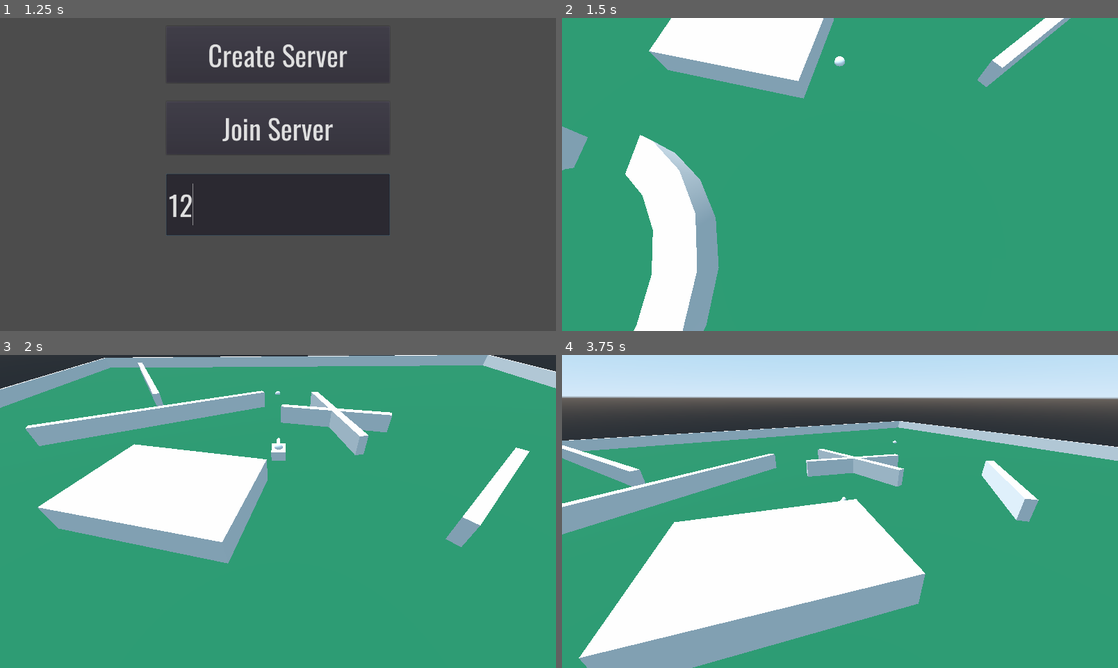
Above: before the commit, frames 1-4 (two rows, left to right).
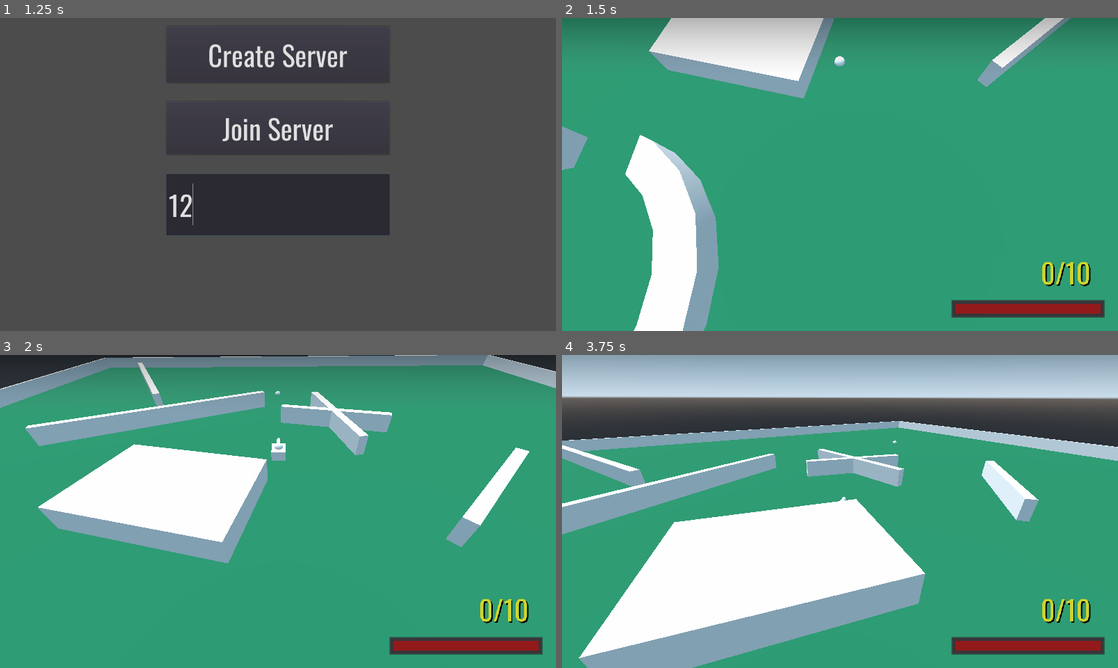
Above: after the commit, the same moments.

Repository: Joe676/Largely-Untitled-Tank-Game
Game: Godot game, scene res://UI/NetworkSetup.tscn
Same seed, same stepped clock (60 frames per second), same inputs: the game is played once before the commit and once after it.
Inputs (mouse positions are in pixels of both pictures, inside the frame that each line leads up to):
- Up to frame 1 (1.25 s): click (278, 205) at 0.52 s; type "12" at 0.6 s
- Up to frame 2 (1.5 s): click "Create Server" at 1.25 s
- Up to frame 3 (2 s): no input
- Up to frame 4 (3.75 s): move the mouse to (962, 495) at 2.02 s; hold D (Right) 2.03-2.78 s; click (962, 495) at 2.1 s; move the mouse to (728, 527) at 2.77 s; hold S (Back) 2.78-3.53 s; click (728, 527) at 2.85 s; move the mouse to (895, 442) at 3.52 s; hold D (Right) from 3.53 s (still down); click (895, 442) at 3.6 s

Frame 1 is identical in both runs. In frame 2, 9.4% of the frame differs, in the area x 0-100%, y 0-96%; in frame 3, 6.8%; in frame 4, 12%.
Error in both runs: Invalid get index '3' (on base: 'Array'). (res://Resources/GlobalScripts/Network.gd:15)

Commit message:
HUD part with player's health. Shooting and damaging over net

Diff:
--- a/Godot Files/Global.gd
+++ b/Godot Files/Global.gd
@@ -24,6 +24,7 @@
 	var player_instance = Global.instance_node_at_location(player, PersistentNodes, Vector3(rand_range(-10, 10), 0, rand_range(-10, 10)))
 	player_instance.name = str(id)
 	player_instance.set_network_master(id)
+	player_instance.set_up()
 
 func name_networked_object(node: Node, creator_name: String, base_name: String) -> String:
 	var node_name = base_name + creator_name + str(Network.networked_object_name_index)
--- a/Godot Files/Objects/Bullet.gd
+++ b/Godot Files/Objects/Bullet.gd
@@ -53,17 +53,20 @@
 	if(is_network_master()):
 		transform.origin += velocity * speed * delta
 	else:
-		print("puppet velocity", puppet_velocity)
+		# print("puppet velocity", puppet_velocity)
 		transform.origin += puppet_velocity * speed * delta
 
 sync func destroy() -> void:
-	print("rpc destroying the bullet")
+	# print("rpc destroying the bullet")
 	queue_free()
 
 func _on_LifespanTimer_timeout():
-	if(is_network_master()):
+	if is_network_master():
 		rpc("destroy")
 
-func _on_Bullet_body_entered(_body:Node):
-	if(is_network_master()):
+func _on_Bullet_body_entered(body:Node):
+	if body.has_method("damage"):
+		print("player ", body.name, " hit!")
+		body.damage(damage)
+	if is_network_master():
 		rpc("destroy")
--- /dev/null
+++ b/Godot Files/Player/OwnInfo.gd
@@ -0,0 +1,10 @@
+extends Control
+
+onready var health_bar = $HealthBar
+
+func _ready():
+	health_bar.min_value = 0
+
+func _on_health_updated(new_amount, max_health):
+	health_bar.max_value = max_health
+	health_bar.value = new_amount
--- /dev/null
+++ b/Godot Files/Player/OwnInfo.tscn
@@ -0,0 +1,89 @@
+[gd_scene load_steps=8 format=2]
+
+[ext_resource path="res://Resources/Fonts/Oswald-VariableFont_wght.ttf" type="DynamicFontData" id=1]
+[ext_resource path="res://Player/OwnInfo.gd" type="Script" id=2]
+
+[sub_resource type="Gradient" id=6]
+interpolation_mode = 2
+colors = PoolColorArray( 0, 0, 0, 1, 0, 0, 0, 0 )
+
+[sub_resource type="GradientTexture2D" id=7]
+gradient = SubResource( 6 )
+fill_from = Vector2( 1, 1 )
+fill_to = Vector2( 0.525, 0.4625 )
+
+[sub_resource type="StyleBoxFlat" id=3]
+bg_color = Color( 0.580392, 0.105882, 0.105882, 1 )
+border_width_left = 10
+border_width_top = 10
+border_width_right = 10
+border_width_bottom = 10
+border_color = Color( 0.8, 0.8, 0.8, 0 )
+
+[sub_resource type="DynamicFont" id=4]
+size = 30
+font_data = ExtResource( 1 )
+
+[sub_resource type="DynamicFont" id=5]
+size = 64
+font_data = ExtResource( 1 )
+
+[node name="OwnInfo" type="Control"]
+anchor_right = 1.0
+anchor_bottom = 1.0
+script = ExtResource( 2 )
+
+[node name="ColorRect" type="TextureRect" parent="."]
+visible = false
+anchor_left = 0.65
+anchor_top = 0.8
+anchor_right = 1.0
+anchor_bottom = 1.0
+margin_left = -250.0
+margin_top = -165.0
+texture = SubResource( 7 )
+expand = true
+
+[node name="HealthBar" type="ProgressBar" parent="."]
+anchor_left = 0.7
+anchor_top = 0.9
+anchor_right = 1.0
+anchor_bottom = 1.0
+margin_right = -30.0
+margin_bottom = -30.0
+grow_horizontal = 0
+grow_vertical = 0
+custom_styles/fg = SubResource( 3 )
+value = 50.0
+rounded = true
+percent_visible = false
+
+[node name="VFlowContainer" type="VFlowContainer" parent="."]
+anchor_left = 1.0
+anchor_top = 0.9
+anchor_right = 1.0
+anchor_bottom = 0.9
+margin_left = -178.0
+margin_top = -112.0
+margin_right = -42.0
+margin_bottom = -5.00006
+grow_horizontal = 0
+grow_vertical = 0
+
+[node name="AmmoLabel" type="Label" parent="VFlowContainer"]
+visible = false
+margin_top = 50.0
+margin_right = 71.0
+margin_bottom = 45.0
+custom_fonts/font = SubResource( 4 )
+text = "AMMO"
+
+[node name="AmmoAmount" type="Label" parent="VFlowContainer"]
+margin_right = 115.0
+margin_bottom = 96.0
+custom_colors/font_color = Color( 0.819608, 0.839216, 0.180392, 1 )
+custom_colors/font_color_shadow = Color( 0, 0, 0, 1 )
+custom_constants/shadow_offset_x = 3
+custom_constants/shadow_offset_y = 3
+custom_fonts/font = SubResource( 5 )
+text = "0/10"
--- a/Godot Files/Player/TankProto.gd
+++ b/Godot Files/Player/TankProto.gd
@@ -1,4 +1,7 @@
 extends KinematicBody
+
+signal health_updated(new_value, max_health)#, player_id)
+signal died
 
 onready var tween = $Tween
 
@@ -31,6 +34,7 @@
 var angular_velocity: int
 
 var current_health: int setget set_current_health
+puppet var puppet_current_health: int setget set_puppet_current_health
 
 puppet var puppet_position = Vector3(0, 0, 0) setget set_puppet_position
 puppet var puppet_velocity = Vector3(0, 0, 0)
@@ -39,8 +43,20 @@
 puppet var puppet_head_rotation = 0
 
 func _ready():
+	start_round()
+
+func set_up():
+	if is_network_master():
+		connect("health_updated", $HUD/OwnInfo, "_on_health_updated")
+		emit_signal("health_updated", current_health, max_health)
+		print("health signal connected")
+	else:
+		$HUD.visible = false
+
+func start_round():
 	current_health = max_health
-	print("ready")
+	$CollisionShape.disabled = false
+	# print("Player ", name, "is ready for the round")
 
 func _physics_process(delta):
 	if is_network_master(): # only steer this player's object
@@ -80,7 +96,6 @@
 
 func shoot():
 	rpc("instance_bullet", get_tree().get_network_unique_id())
-
 
 func flatten(vector: Vector3) -> Vector3:
 	return Vector3(vector.x, 0, vector.z)
@@ -131,9 +146,27 @@
 sync func die():
 	can_shoot = 0
 	hide()
-	print("Player died!")
+	$CollisionShape.disabled = true
+	emit_signal("died")
+	# print("Player ", name, " died!")
 
 func set_current_health(new_value):
 	current_health = new_value if new_value >= 0 else 0
-	if current_health == 0:
-		rpc("die")
+	# print("current_health updated, now it's ", current_health)
+	emit_signal("health_updated", current_health, max_health)#, name)
+	if is_network_master():
+		rset("puppet_current_health", current_health)
+		if current_health == 0:
+			rpc("die")
+
+func set_puppet_current_health(new_value):
+	puppet_current_health = new_value
+	if not is_network_master():
+		current_health = puppet_current_health
+
+func damage(amount):
+	if get_tree().is_network_server():
+		rpc("update_health", -amount)
+
+sync func update_health(amount):
+	set_current_health(current_health + amount)
--- a/Godot Files/Player/TankProto.tscn
+++ b/Godot Files/Player/TankProto.tscn
@@ -1,7 +1,8 @@
-[gd_scene load_steps=7 format=2]
+[gd_scene load_steps=8 format=2]
 
 [ext_resource path="res://Player/TankProto.gd" type="Script" id=1]
 [ext_resource path="res://Objects/Bullet.tscn" type="PackedScene" id=2]
+[ext_resource path="res://UI/HUD.tscn" type="PackedScene" id=3]
 
 [sub_resource type="CubeMesh" id=2]
 size = Vector3( 3, 2, 4 )
@@ -60,4 +61,6 @@
 
 [node name="Tween" type="Tween" parent="."]
 
+[node name="HUD" parent="." instance=ExtResource( 3 )]
+
 [connection signal="timeout" from="NetworkTickRate" to="." method="_on_NetworkTickRate_timeout"]
--- /dev/null
+++ b/Godot Files/UI/HUD.tscn
@@ -0,0 +1,24 @@
+[gd_scene load_steps=4 format=2]
+
+[ext_resource path="res://Player/OwnInfo.tscn" type="PackedScene" id=1]
+
+[sub_resource type="Gradient" id=1]
+colors = PoolColorArray( 0, 0, 0, 0.290196, 0.441895, 0.441895, 0.441895, 0 )
+
+[sub_resource type="GradientTexture2D" id=2]
+gradient = SubResource( 1 )
+fill_from = Vector2( 1, 0 )
+fill_to = Vector2( 1, 1 )
+
+[node name="HUD" type="Control"]
+anchor_right = 1.0
+anchor_bottom = 1.0
+
+[node name="OwnInfo" parent="." instance=ExtResource( 1 )]
+
+[node name="TextureRect" type="TextureRect" parent="."]
+anchor_right = 1.0
+anchor_bottom = 0.1
+margin_bottom = 64.0
+texture = SubResource( 2 )
+expand = true
